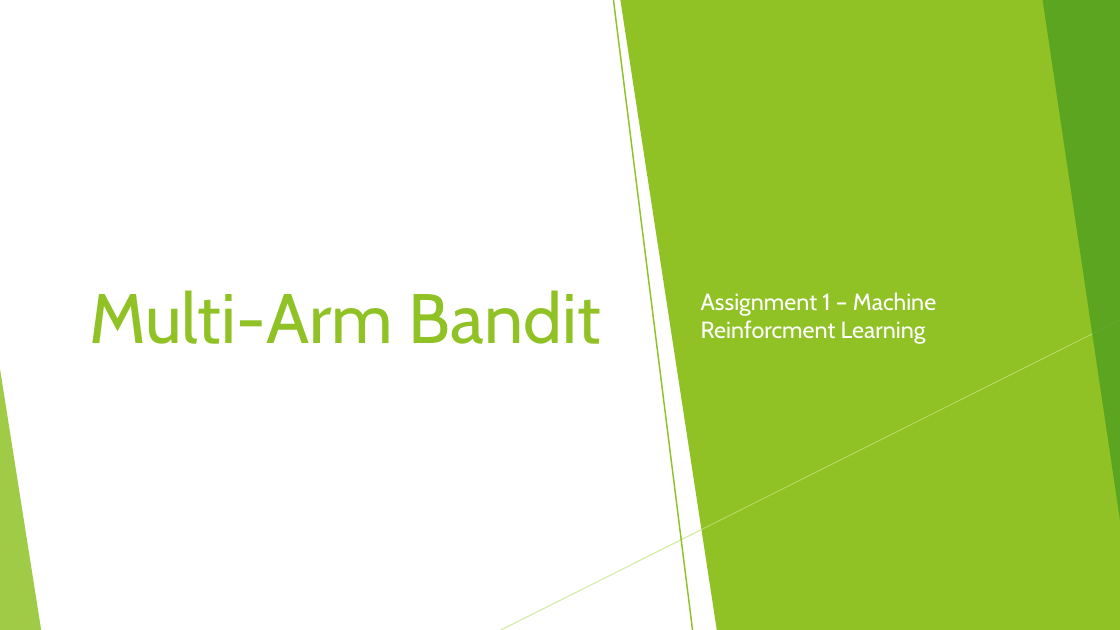
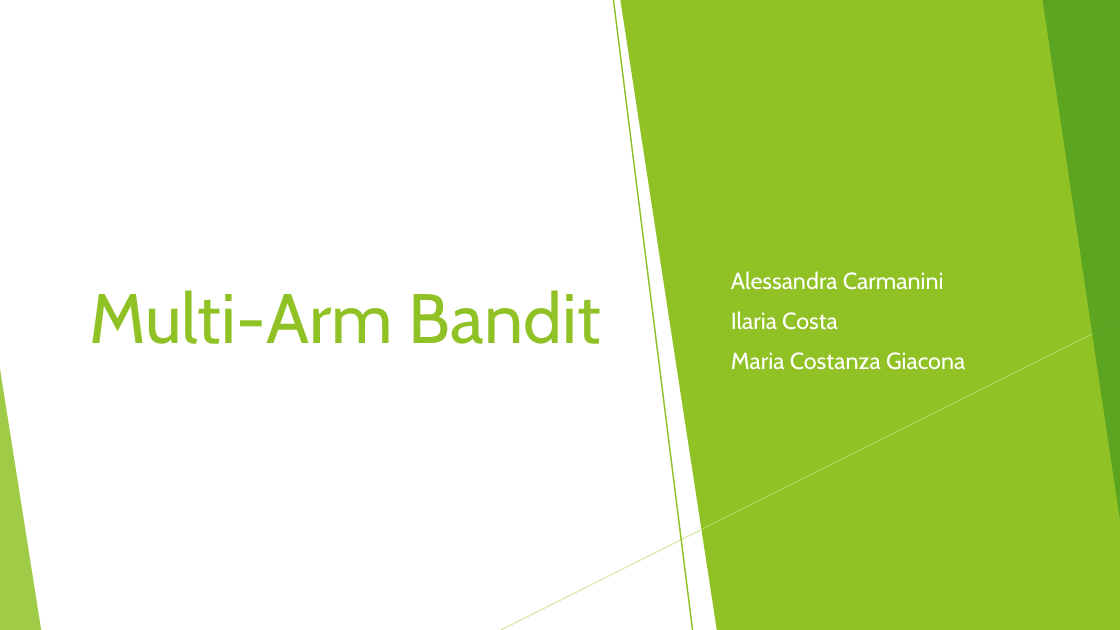
Before and after one commit to costanzagiacona/MRL, a slide deck: slide 1 of Arm Bandit.pptx. Drawn at 1120x630 pixels with LibreOffice and Linux fonts; fonts in the diff are those of the drawing. Boxes give left, top, right and bottom in pixels: in the first picture for what was removed or moved away, otherwise in the second. Text is boxed around its words. In the diff, an @@ line names an element or a change of style, - is before the commit and + after.

```diff
--- a/Arm Bandit.pptx
+++ b/Arm Bandit.pptx
@@ subtitle at (731, 271, 965, 370): text changed @@
-Assignment 1 – Machine Reinforcment Learning
+• Alessandra Carmanini
+• Ilaria Costa
+• Maria Costanza Giacona
```
Also in this commit, not shown: 1 other slide changed, 2 other files.
